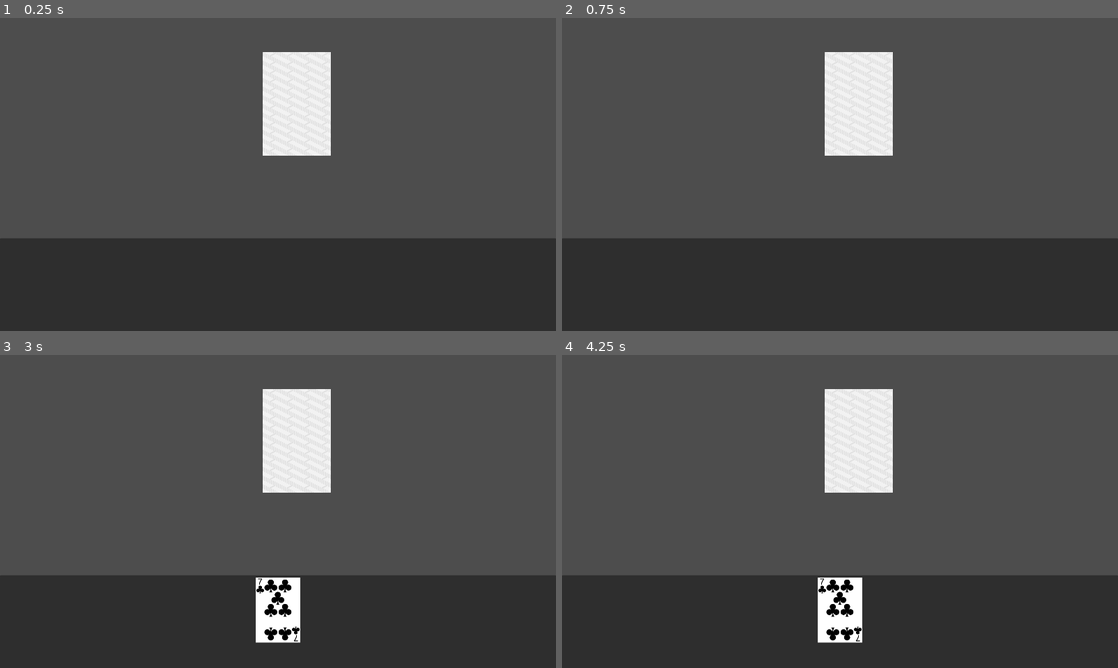
Above: before the commit, frames 1-4 (two rows, left to right).
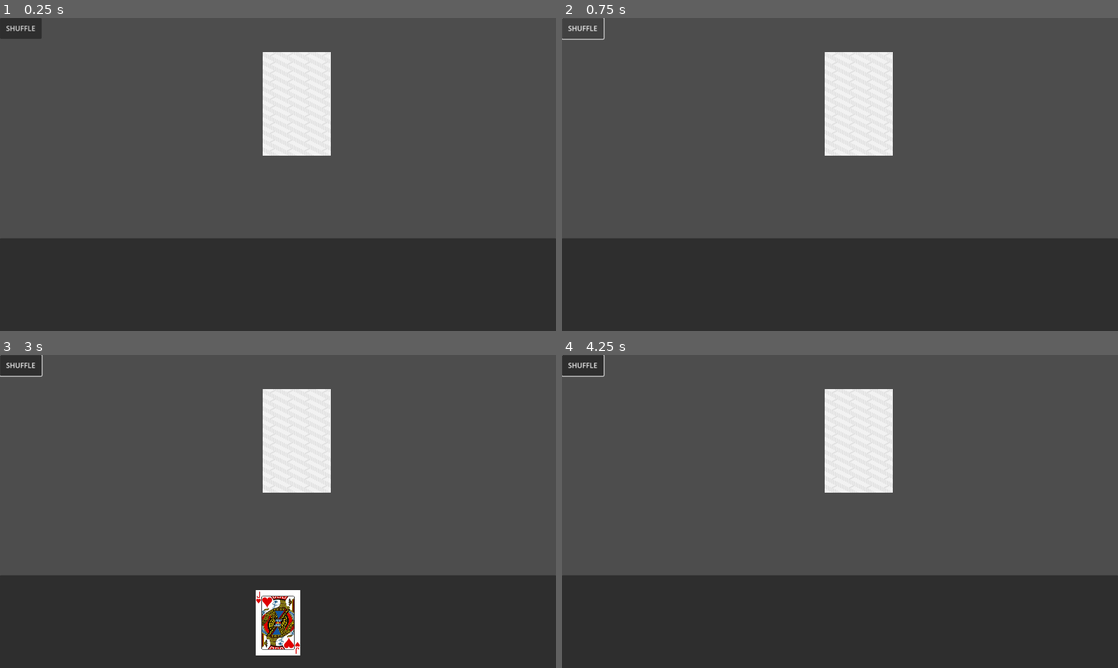
Above: after the commit, the same moments.

Repository: water221c/CARD
Game: Godot game, scene res://main.tscn
The game is run twice, just before and just after one commit, with the same random seed, the same clock (stepped at 60 frames per second) and the same inputs.
Inputs (mouse positions are in pixels of both pictures, inside the frame that each line leads up to):
- Up to frame 1 (0.25 s): no input
- Up to frame 2 (0.75 s): click (584, 27) at 0.5 s, where only the run after the commit has a clickable "SHUFFLE"
- Up to frame 3 (3 s): click (22, 364) at 1.25 s, where only the run after the commit has a clickable "SHUFFLE"; click (22, 364) at 2 s, where only the run after the commit has a clickable "SHUFFLE"; tap Enter at 2.75 s; move the mouse to (294, 439) at 2.77 s; click (294, 439) at 2.85 s
- Up to frame 4 (4.25 s): tap Space at 3.5 s; move the mouse to (728, 527) at 3.52 s; click (728, 527) at 3.6 s

The runs differ from the first frame. In frame 1, 0.5% of the frame differs, in the area x 0-8%, y 0-7%; in frame 2, 0.1%; in frame 3, 2.0%; in frame 4, 2.1%, in the area x 0-54%, y 0-92%.

Commit message:
added a reshuffle button and made it so cards spawn relative to a given parent and not to a set position

Diff:
--- a/Main.gd
+++ b/Main.gd
@@ -14,6 +14,12 @@
 func _on_deck_draw_card(card, cardTexture):
 	$Hand.call("create_card", card, cardTexture)
 
-
 func _on_deck_ask_hand_size():
 	$Deck.call("return_hand_size", $Hand.call("send_hand_size"))
+
+func _on_deck_clear_hand():
+	$Hand.call("clear_hand")
+
+
+func _on_shuffle_pressed():
+	$Deck.call("reshuffle")
--- a/card.gd
+++ b/card.gd
@@ -22,5 +22,8 @@
 	print("change")
 	show()
 
-func change_pos(numOfCards):
-	position = Vector2(get_viewport_rect().size.x * i / (numOfCards.size() + 1), 120)
+func change_pos(numOfCards, parent):
+	position = Vector2(parent.size.x * i / (numOfCards.size() + 1), parent.size.y / 2)
+
+func delete():
+	queue_free()
--- a/deck.gd
+++ b/deck.gd
@@ -4,6 +4,7 @@
 
 signal draw_card(card, card_texture)
 signal ask_hand_size()
+signal clear_hand()
 
 var Card = preload("res://card.tscn")
 
@@ -61,6 +62,7 @@
 const sA = preload("res://Playing Cards/ace_of_spades.png")
 
 var deck = [c2, c3, c4, c5, c6, c7, c8, c9, c10, cJ, cQ, cK, cA, d2, d3, d4, d5, d6, d7, d8, d9, d10, dJ, dQ, dK, dA, h2, h3, h4, h5, h6, h7, h8, h9, h10, hJ, hQ, hK, hA, s2, s3, s4, s5, s6, s7, s8, s9, s10, sJ, sQ, sK, sA]
+var discard = []
 
 var handSize = 0
 
@@ -82,8 +84,17 @@
 				pass
 			else:
 				draw_card.emit(Card, deck[0])
+				discard.append(deck[0])
 				deck.remove_at(0)
 				print("card")
+
+#reshuffles the discard pile into the deck
+func reshuffle():
+	deck.append_array(discard)
+	randomize()
+	deck.shuffle()
+	discard.clear()
+	clear_hand.emit()
 
 #asks main to send a request to Hand to return its card amount
 func get_hand_size():
--- a/hand.gd
+++ b/hand.gd
@@ -16,14 +16,20 @@
 func create_card(card, cardTexture):
 	i += 1
 	var newCard = card.instantiate()
-	newCard.add_to_group("hand")
-	numOfCards = get_tree().get_nodes_in_group("hand")
+	newCard.add_to_group("cards")
+	numOfCards = get_tree().get_nodes_in_group("cards")
 	newCard.scale = Vector2(0.7, 0.7)
 	newCard.i = i
 	add_child(newCard)
-	get_tree().call_group("hand", "change_pos", numOfCards)
+	get_tree().call_group("cards", "change_pos", numOfCards, get_node("."))
 	if(newCard.has_method("choose_card")):
 		newCard.choose_card(cardTexture)
 
 func send_hand_size():
-	return get_tree().get_nodes_in_group("hand").size()
+	return get_tree().get_nodes_in_group("cards").size()
+
+func clear_hand():
+	i = 0
+	for card in get_tree().get_nodes_in_group("cards"):
+		if(card.has_method("delete")):
+			card.delete()
--- a/hand.tscn
+++ b/hand.tscn
@@ -2,7 +2,7 @@
 
 [ext_resource type="Script" path="res://hand.gd" id="1_mhica"]
 
-[node name="Hand" type="PanelContainer" groups=["hand"]]
+[node name="Hand" type="PanelContainer" groups=["cards"]]
 offset_top = 912.0
 offset_right = 1920.0
 offset_bottom = 1080.0
--- a/main.tscn
+++ b/main.tscn
@@ -1,8 +1,9 @@
-[gd_scene load_steps=4 format=3 uid="uid://dy6lb7dfn4i6l"]
+[gd_scene load_steps=5 format=3 uid="uid://dy6lb7dfn4i6l"]
 
 [ext_resource type="Script" path="res://Main.gd" id="1_0ximm"]
 [ext_resource type="PackedScene" uid="uid://dah3ttalmdlcs" path="res://deck.tscn" id="2_t1pj1"]
 [ext_resource type="PackedScene" uid="uid://cxg4yujhal6y1" path="res://hand.tscn" id="3_vmfkg"]
+[ext_resource type="PackedScene" uid="uid://dcba54a75l43i" path="res://shuffle.tscn" id="4_m6knk"]
 
 [node name="Main" type="Node2D"]
 script = ExtResource("1_0ximm")
@@ -15,5 +16,10 @@
 offset_top = 760.0
 offset_bottom = 1088.0
 
+[node name="shuffle" parent="." instance=ExtResource("4_m6knk")]
+scale = Vector2(1.5, 1.5)
+
 [connection signal="ask_hand_size" from="Deck" to="." method="_on_deck_ask_hand_size"]
+[connection signal="clear_hand" from="Deck" to="." method="_on_deck_clear_hand"]
 [connection signal="draw_card" from="Deck" to="." method="_on_deck_draw_card"]
+[connection signal="pressed" from="shuffle" to="." method="_on_shuffle_pressed"]
--- /dev/null
+++ b/shuffle.tscn
@@ -0,0 +1,6 @@
+[gd_scene format=3 uid="uid://dcba54a75l43i"]
+
+[node name="shuffle" type="Button"]
+offset_right = 96.0
+offset_bottom = 48.0
+text = "SHUFFLE"
